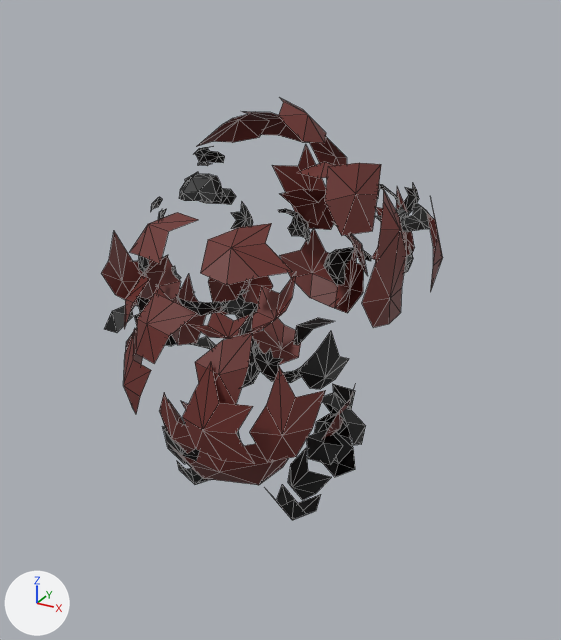
Two versions of the glTF model public/models/azuki_unarmed_frames/explode/explode.f0006.glb, one commit apart.
Camera for both pictures: a camera (50 mm lens) standing at (3.89, -6.57, 4.71) and looking at (0.14, 0.24, 1.3). Lighting does not change. The marker at lower left points along +X, +Y and +Z. Mesh edges are drawn as thin lines. Where no turn or scale is listed for an object, it has been applied to the vertices. Vertices at the same position are counted once.

Names of what the first picture shows: 'Body.001'.
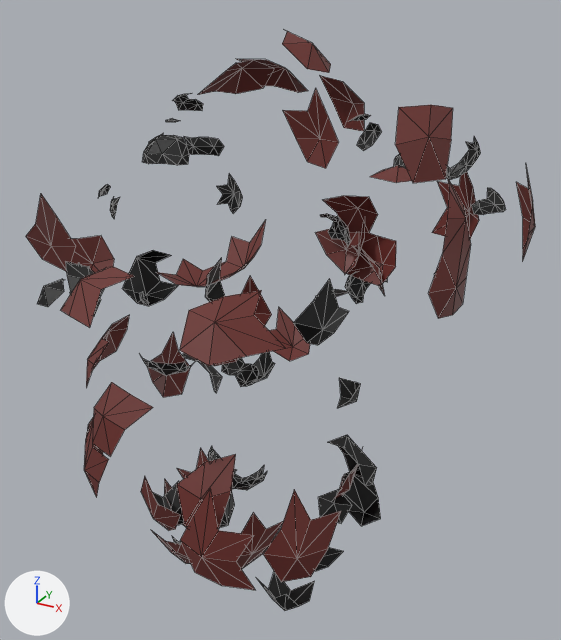
What differs and where, as boxes (x1, y1, x2, y2) in the pictures (561 x 640 px; the box of a moved part takes in the faces that stretch with it):
'Body.001', reshaped (49% wider, 37% taller)
    before: (101, 98, 443, 520)
    after: (26, 31, 535, 610)
part 1 of me_bodysubnode_001, moved or reshaped
    before: (189, 272, 296, 339)
    after: (157, 220, 266, 287)
part 2 of me_bodysubnode_001, moved or reshaped
    before: (171, 444, 288, 485)
    after: (151, 512, 283, 569)
part 3 of me_bodysubnode_001, moved or reshaped
    before: (322, 386, 355, 439)
    after: (334, 449, 363, 499)
part 4 of me_bodysubnode_001, moved or reshaped
    before: (181, 401, 188, 409)
    after: (177, 448, 209, 479)
part 5 of me_bodysubnode_001, moved or reshaped
    before: (252, 318, 301, 365)
    after: (269, 308, 310, 361)
part 6 of me_bodysubnode_001, moved or reshaped
    before: (362, 189, 407, 327)
    after: (429, 177, 471, 318)
part 7 of me_bodysubnode_001, moved or reshaped
    before: (159, 393, 196, 454)
    after: (141, 477, 180, 530)
part 8 of me_bodysubnode_001, moved or reshaped
    before: (182, 362, 254, 464)
    after: (181, 488, 255, 590)
part 9 of me_bodysubnode_001, moved or reshaped
    before: (101, 231, 141, 306)
    after: (26, 194, 75, 271)
part 10 of me_bodysubnode_001, moved or reshaped
    before: (168, 399, 184, 424)
    after: (164, 480, 187, 528)
part 11 of me_bodysubnode_001, moved or reshaped
    before: (123, 328, 151, 413)
    after: (84, 417, 109, 497)
part 12 of me_bodysubnode_001, moved or reshaped
    before: (280, 229, 364, 313)
    after: (315, 229, 396, 287)
part 13 of me_bodysubnode_001, moved or reshaped
    before: (133, 258, 181, 300)
    after: (71, 236, 114, 273)
part 14 of me_bodysubnode_001, moved or reshaped
    before: (220, 276, 273, 315)
    after: (242, 276, 272, 326)
part 15 of me_bodysubnode_001, moved or reshaped
    before: (335, 248, 357, 308)
    after: (344, 220, 365, 275)
part 16 of me_bodysubnode_001, moved or reshaped
    before: (371, 187, 415, 260)
    after: (432, 172, 479, 239)
part 17 of me_bodysubnode_001, moved or reshaped
    before: (249, 367, 326, 462)
    after: (263, 489, 341, 582)
part 18 of me_bodysubnode_001, moved or reshaped
    before: (171, 274, 206, 345)
    after: (148, 333, 190, 397)
part 19 of me_bodysubnode_001, moved or reshaped
    before: (272, 145, 327, 225)
    after: (283, 88, 339, 168)
part 20 of me_bodysubnode_001, moved or reshaped
    before: (427, 201, 443, 292)
    after: (516, 167, 535, 259)
part 21 of me_bodysubnode_001, moved or reshaped
    before: (195, 332, 253, 404)
    after: (177, 454, 236, 529)
part 22 of me_bodysubnode_001, moved or reshaped
    before: (325, 163, 381, 236)
    after: (395, 105, 453, 183)
part 23 of me_bodysubnode_001, moved or reshaped
    before: (200, 223, 293, 285)
    after: (179, 290, 285, 366)
part 24 of me_bodysubnode_001, moved or reshaped
    before: (124, 255, 168, 328)
    after: (86, 315, 129, 387)

The change, as a diff of the scene's bpy script:
```diff
--- a/public/models/azuki_unarmed_frames/explode/explode.f0006.glb.py
+++ b/public/models/azuki_unarmed_frames/explode/explode.f0006.glb.py
@@ me_bodysubnode_001 @@
-me_bodysubnode_001.from_pydata(...)  # 874 vertices, 878 faces; spans x -1.9..1.73, y -1.62..1.72, z -0.78..3.63
+me_bodysubnode_001.from_pydata(...)  # 874 vertices, 878 faces; spans x -2.88..2.51, y -2.59..2.64, z -1.8..4.25
+# me_bodysubnode_001 part 1: the loose piece of 15 vertices spanning x -0.71..0.27, y -0.29..0.63, z 1.08..1.74 is moved by (-0.36, -0.04, 0.55)
+# me_bodysubnode_001 part 2: the loose piece of 20 vertices spanning x -0.59..0.8, y -1.17..-0.26, z -0.38..0.8 is moved by (-0.11, -0.26, -1.01)
+# me_bodysubnode_001 part 3: the loose piece of 10 vertices spanning x 0.39..0.87, y 0.16..0.84, z -0.39..0.41 is moved by (-0.03, 0.42, -1.11)
+# me_bodysubnode_001 part 4: the loose piece of 10 vertices spanning x -0.86..-0.33, y -0.56..0.19, z -0.27..0.29 is moved by (-0.07, -0.06, -0.9)
+# me_bodysubnode_001 part 5: the loose piece of 9 vertices spanning x -0.84..-0.1, y 1.0..1.43, z 0.3..0.86 is moved by (-0.23, 0.75, -0.33)
+# me_bodysubnode_001 part 6: the loose piece of 13 vertices spanning x 1.18..1.52, y -0.38..0.43, z 1.62..2.84 is moved by (0.57, 0.18, 0.15)
+# me_bodysubnode_001 part 7: the loose piece of 8 vertices spanning x -0.61..0.0, y -1.17..-0.92, z 0.1..0.93 is moved by (-0.13, -0.24, -0.89)
+# me_bodysubnode_001 part 8: the loose piece of 10 vertices spanning x 0.06..0.78, y -1.6..-1.41, z 0.63..1.59 is moved by (0.35, -0.6, -0.85)
+# me_bodysubnode_001 part 9: the loose piece of 8 vertices spanning x -1.54..-1.3, y -0.8..-0.15, z 1.41..2.24 is moved by (-0.59, -0.4, 0.42)
+# me_bodysubnode_001 part 10: the loose piece of 8 vertices spanning x -0.98..-0.58, y -0.8..-0.22, z -0.22..0.37 is moved by (-0.16, 0.03, -1.16)
+# me_bodysubnode_001 part 11: the loose piece of 14 vertices spanning x -1.31..-0.49, y -1.24..-0.33, z 0.53..1.49 is moved by (-0.36, -0.33, -0.95)
+# me_bodysubnode_001 part 12: the loose piece of 13 vertices spanning x -0.53..0.6, y 1.34..1.71, z 1.03..1.91 is moved by (0.1, 0.78, 0.1)
+# me_bodysubnode_001 part 13: the loose piece of 8 vertices spanning x -1.9..-1.4, y 0.1..0.62, z 1.08..1.67 is moved by (-0.97, -0.05, 0.14)
+# me_bodysubnode_001 part 14: the loose piece of 10 vertices spanning x -1.22..-0.67, y 1.03..1.53, z 0.77..1.73 is moved by (-0.38, 0.63, -0.71)
+# me_bodysubnode_001 part 15: the loose piece of 8 vertices spanning x 0.13..0.54, y 1.18..1.72, z 1.06..1.89 is moved by (-0.29, 0.92, 0.08)
+# me_bodysubnode_001 part 16: the loose piece of 10 vertices spanning x 0.64..1.28, y 1.2..1.56, z 1.7..2.66 is moved by (0.51, 0.64, 0.22)
+# me_bodysubnode_001 part 17: the loose piece of 9 vertices spanning x 0.69..1.21, y -1.35..-0.85, z 0.57..1.53 is moved by (0.39, -0.44, -0.91)
+# me_bodysubnode_001 part 18: the loose piece of 9 vertices spanning x -1.3..-1.12, y -0.06..0.65, z 0.62..1.58 is moved by (-0.35, 0.09, -0.86)
+# me_bodysubnode_001 part 19: the loose piece of 9 vertices spanning x -0.6..0.12, y 1.39..1.58, z 2.02..2.98 is moved by (-0.18, 0.58, 0.54)
+# me_bodysubnode_001 part 20: the loose piece of 9 vertices spanning x 1.42..1.73, y 0.43..1.08, z 1.8..2.76 is moved by (0.78, 0.43, 0.32)
+# me_bodysubnode_001 part 21: the loose piece of 7 vertices spanning x 0.16..0.64, y -1.5..-1.08, z 1.19..1.78 is moved by (0.16, -0.58, -0.92)
+# me_bodysubnode_001 part 22: the loose piece of 8 vertices spanning x 1.06..1.45, y -0.75..-0.08, z 2.7..3.24 is moved by (0.63, -0.08, 0.55)
+# me_bodysubnode_001 part 23: the loose piece of 9 vertices spanning x 0.29..1.03, y -1.58..-0.91, z 2.42..2.77 is moved by (0.42, -0.91, -0.23)
+# me_bodysubnode_001 part 24: the loose piece of 12 vertices spanning x -1.46..-0.9, y -0.76..0.17, z 1.29..1.89 is moved by (-0.55, -0.09, -0.81)
+# me_bodysubnode_001 part 25: 628 of 874 vertices moved; they spanned x -1.9..1.44, y -1.62..1.65, z -0.78..3.63 and now span x -2.88..2.02, y -2.59..2.48, z -1.8..4.25; mean shift (-0.07, 0.11, -0.18); largest move (0.67, 0.41, 0.0) -> (0.64, 0.83, -1.12)
 me_bodysubnode_001.materials.append(mat_bakedmaterial)
```
